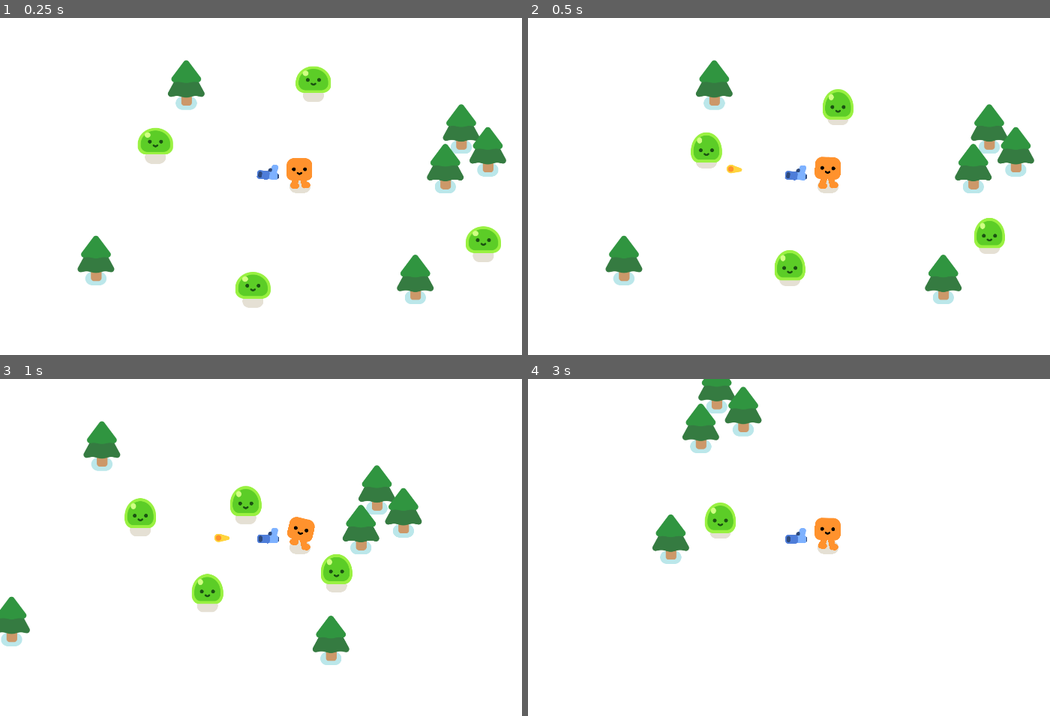
Above: before the commit, frames 1-4 (two rows, left to right).
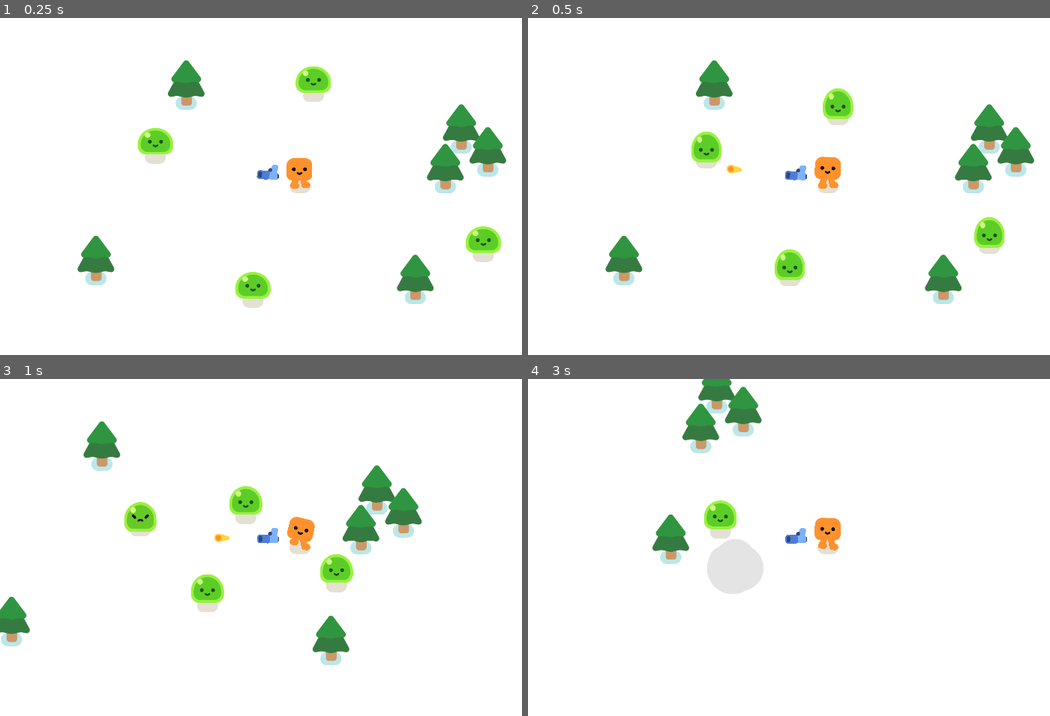
Above: after the commit, the same moments.

Repository: larouxn/godot-vampires
Game: Godot game, scene res://godot_vampires.tscn
Same seed, same stepped clock (60 frames per second), same inputs: the game is played once before the commit and once after it.
Inputs:
- Up to frame 1 (0.25 s): no input
- Up to frame 2 (0.5 s): no input
- Up to frame 3 (1 s): hold D (move_right) from 0.53 s (still down)
- Up to frame 4 (3 s): release D (move_right) at 1.28 s; hold S (move_down) 1.28-2.03 s; hold D (move_right) 2.03-2.78 s; hold W (move_up) from 2.78 s (still down)

Frame 1 is identical in both runs. In frame 2, 0.3% of the frame differs, in the area x 31-92%, y 20-78%; in frame 3, 0.6%; in frame 4, 1.6%, in the area x 33-46%, y 36-64%.

Commit message:
Set up slime health management and death

Diff:
--- a/mob.gd
+++ b/mob.gd
@@ -4,16 +4,22 @@
 
 @onready var player = get_node("/root/Game/Player")
 
+func _ready():
+	%Slime.play_walk()
+
 func _physics_process(_delta):
 	var direction = global_position.direction_to(player.global_position)
 	velocity = direction * 300.0
 	move_and_slide()
 
-	if velocity.length() > 0.0:
-		%Slime.play_walk()
-
 func take_damage():
 	health -= 1
+	%Slime.play_hurt()
 
 	if health == 0:
 		queue_free()
+
+		const SMOKE_SCENE = preload("res://smoke_explosion/smoke_explosion.tscn")
+		var smoke = SMOKE_SCENE.instantiate()
+		get_parent().add_child(smoke)
+		smoke.global_position = global_position
